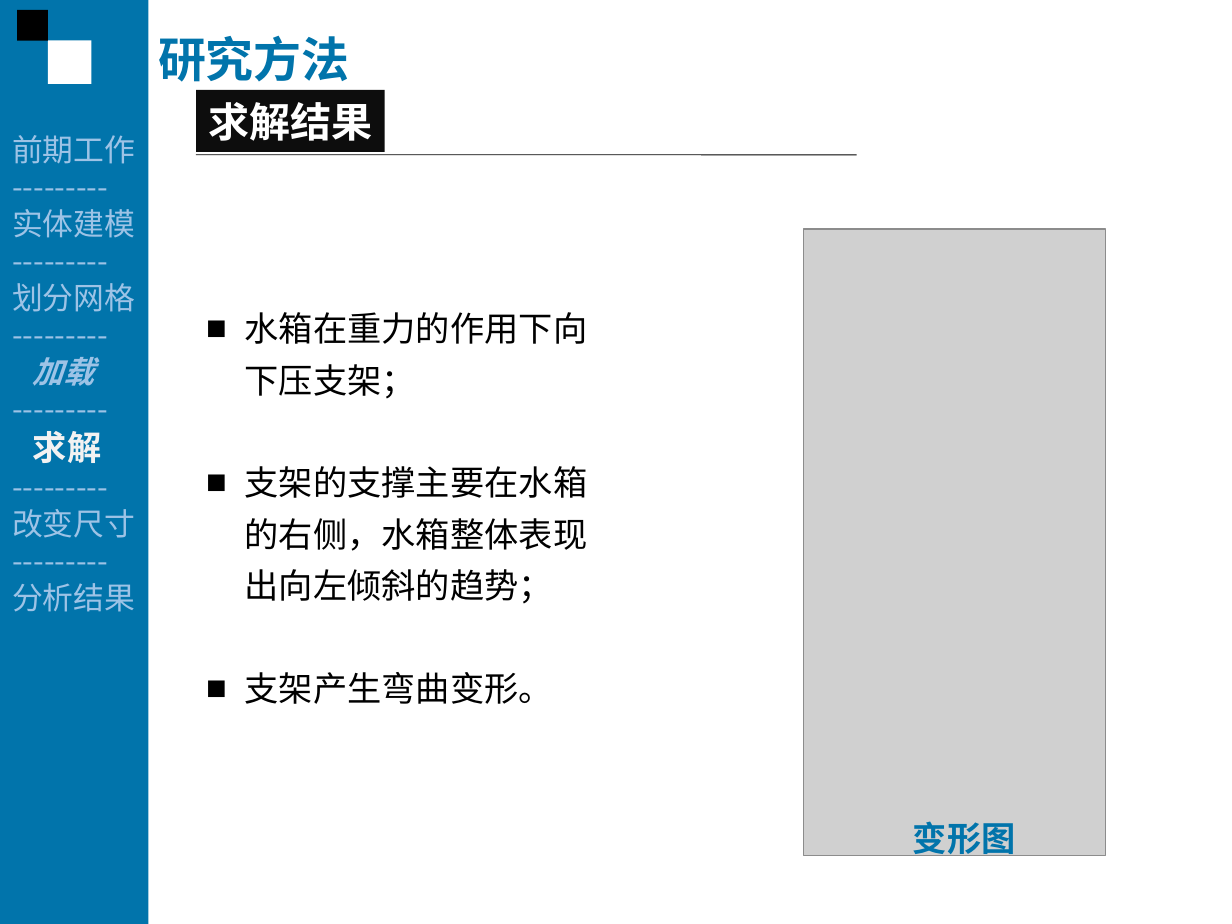
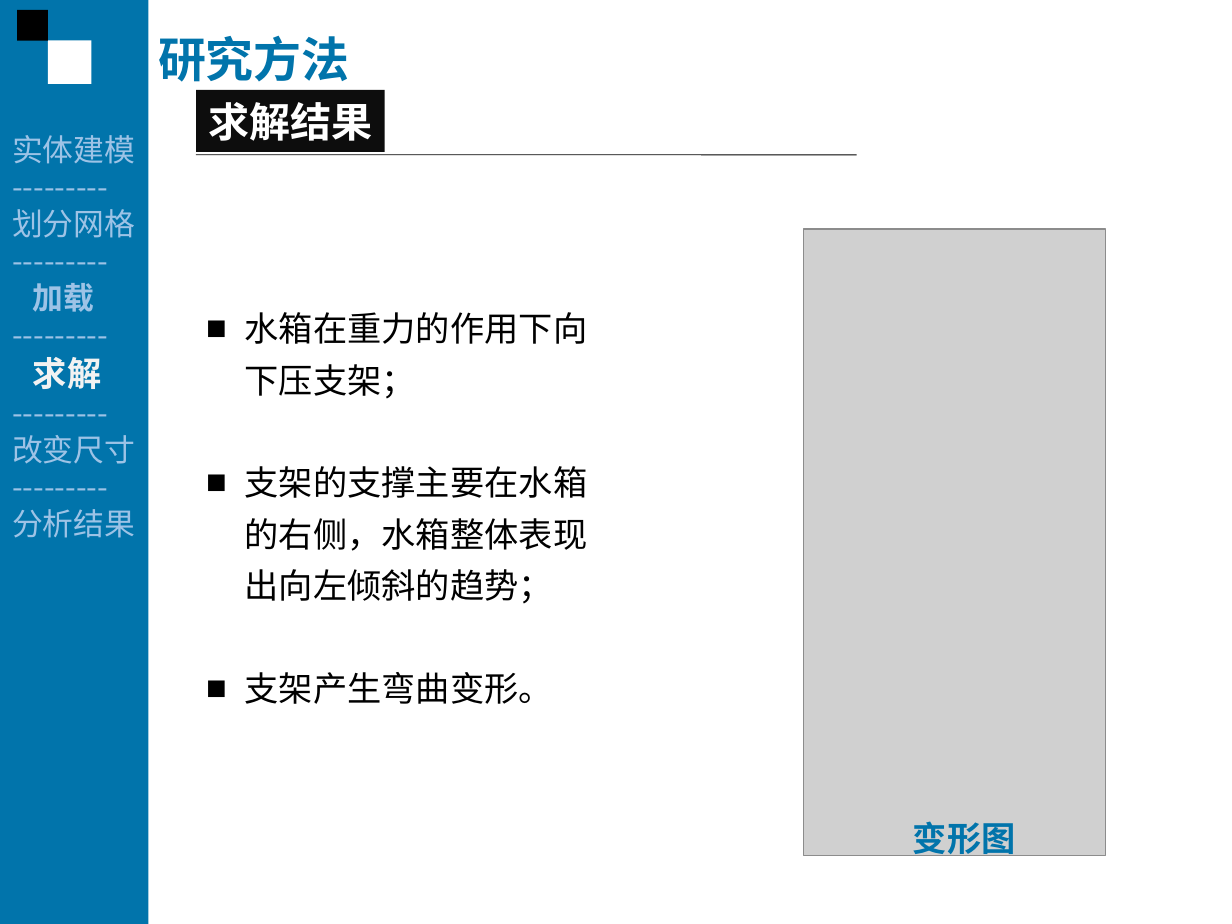
Before and after one commit to Fitor/Thesis, a slide deck: slide 14 of report/Report By Ci.ppt (slide 17 before the commit). Drawn at 1232x924 pixels with LibreOffice and Linux fonts; fonts in the diff are those of the drawing; grey boxes stand for pictures. Boxes give left, top, right and bottom in pixels: in the first picture for what was removed or moved away, otherwise in the second. Text is boxed around its words. In the diff, an @@ line names an element or a change of style, - is before the commit and + after.

```diff
--- a/report/Report By Ci.ppt
+++ b/report/Report By Ci.ppt
@@ text at (x1=12, y1=135, x2=135, y2=164): paragraphs removed @@
-前期工作
----------
@@ text at (x1=33, y1=283, x2=95, y2=312): italic off in "加载" @@
```
Also in this commit, not shown: 17 other slides changed, 3 slides removed, 1 other file.
